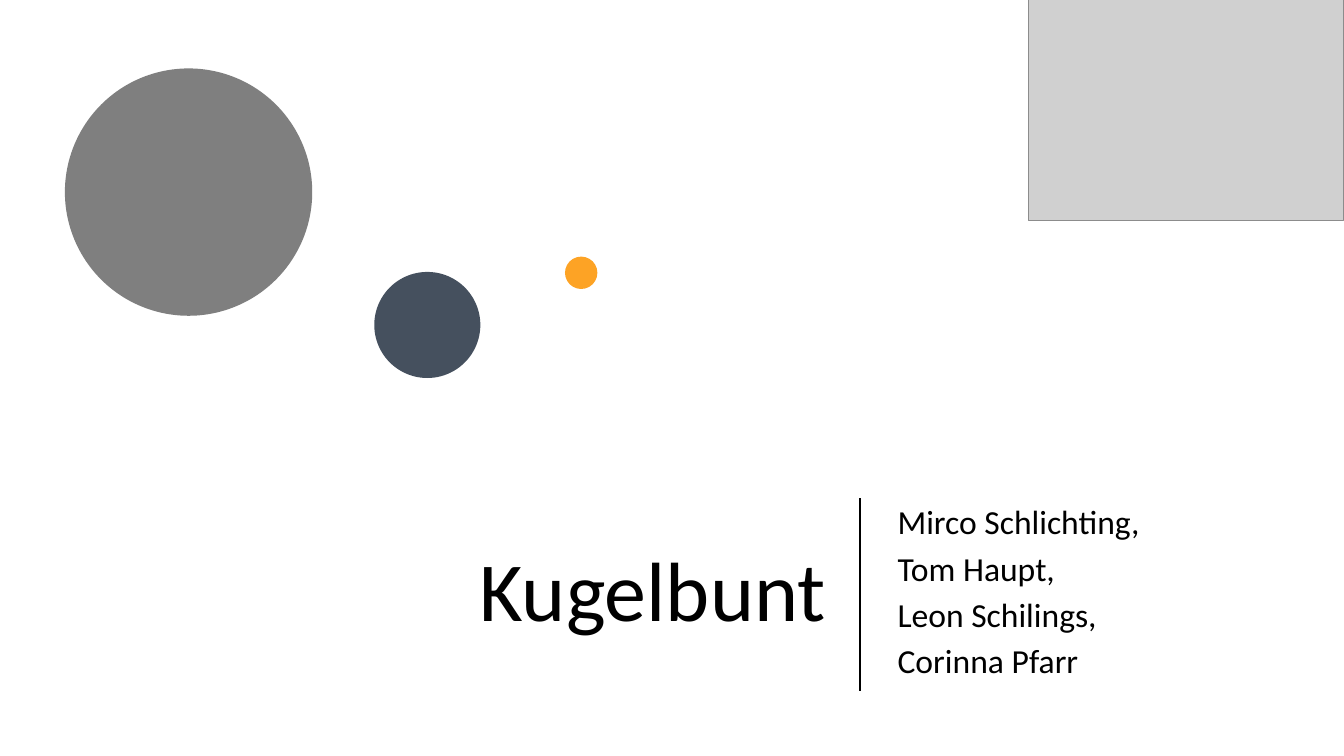
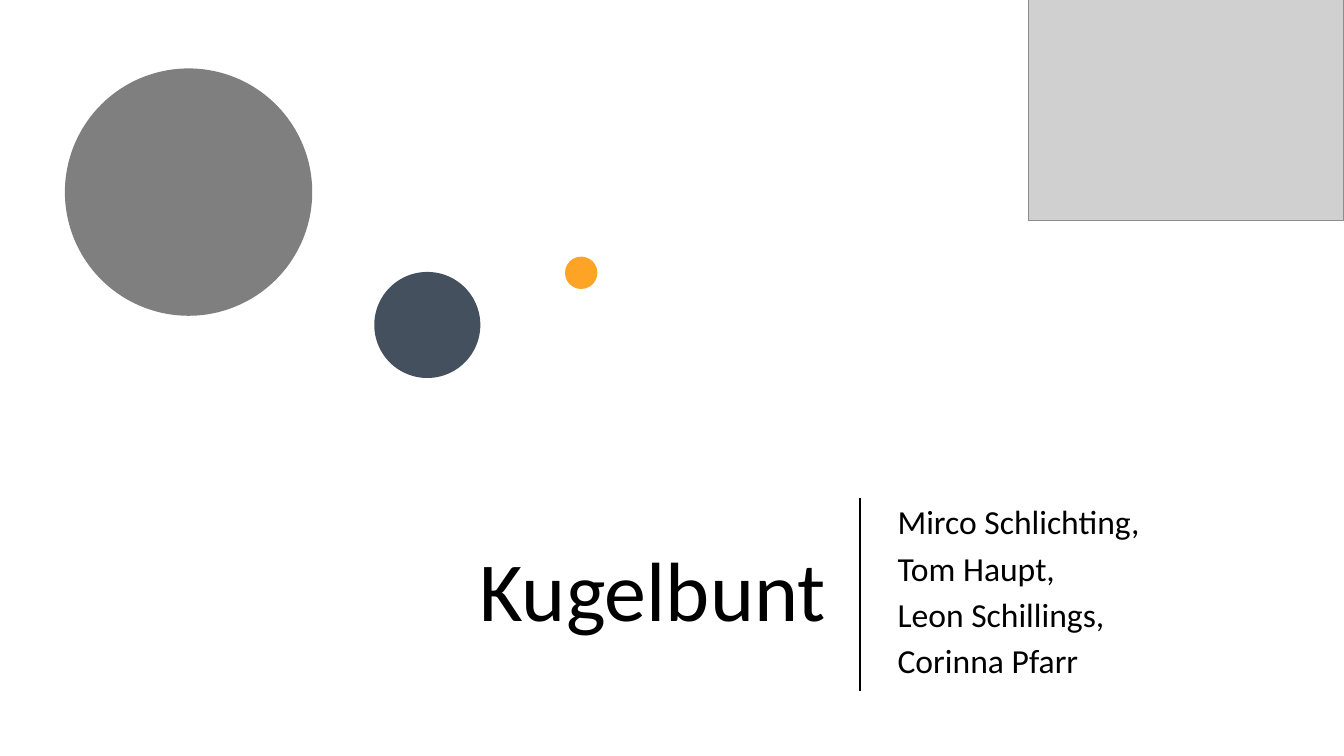
Before and after one commit to CorinnaPfarr/GDV_Kugelbunt, a slide deck: slide 1 of 29-Kugelbunt-Tom_Haupt-Corinna_Pfarr-Mirco_Schlichting-Leon_Schilings.pptx. Drawn at 1344x756 pixels with LibreOffice and Linux fonts; fonts in the diff are those of the drawing; grey boxes stand for pictures. Boxes give left, top, right and bottom in pixels: in the first picture for what was removed or moved away, otherwise in the second. Text is boxed around its words. In the diff, an @@ line names an element or a change of style, - is before the commit and + after.

```diff
--- a/29-Kugelbunt-Tom_Haupt-Corinna_Pfarr-Mirco_Schlichting-Leon_Schilings.pptx
+++ b/29-Kugelbunt-Tom_Haupt-Corinna_Pfarr-Mirco_Schlichting-Leon_Schilings.pptx
@@ subtitle at [898, 603, 1104, 633]: text changed @@
-Leon Schilings,
+Leon Schillings,
```
Also in this commit, not shown: 5 other slides changed, 4 other files.
